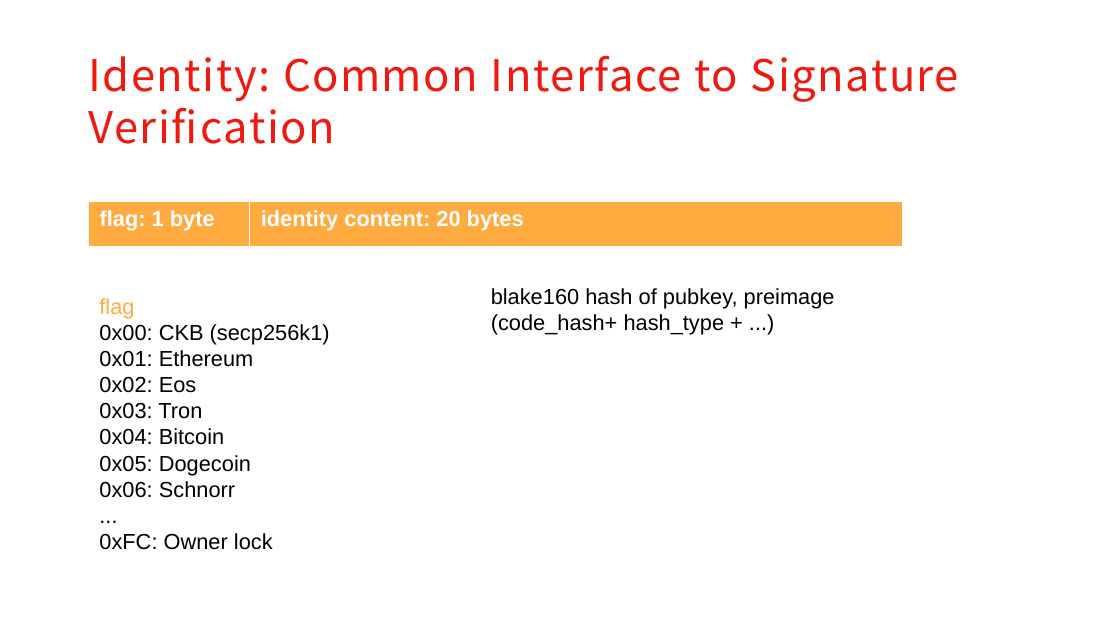
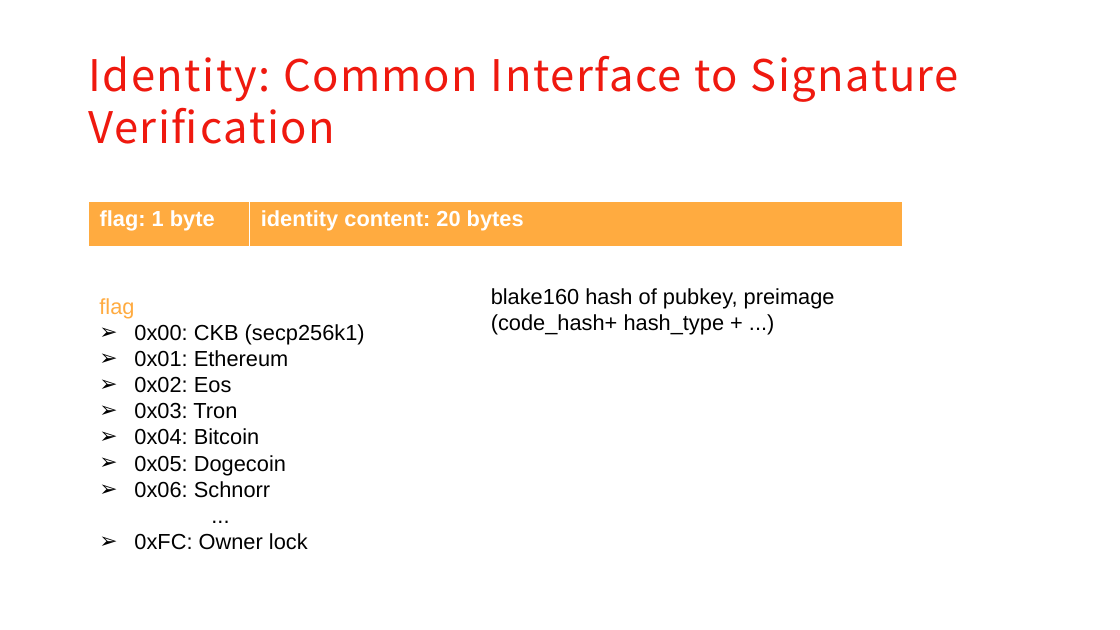
Before and after one commit to XuJiandong/docs-bank, a slide deck: slide 6 of presentation.pptx. Drawn at 1120x630 pixels with LibreOffice and Linux fonts; fonts in the diff are those of the drawing; background and template pictures are left out. Boxes give left, top, right and bottom in pixels: in the first picture for what was removed or moved away, otherwise in the second. Text is boxed around its words. In the diff, an @@ line names an element or a change of style, - is before the commit and + after.

```diff
--- a/presentation.pptx
+++ b/presentation.pptx
@@ text at (x1=134, y1=324, x2=365, y2=550): bullet none to ➢ @@
```
Also in this commit, not shown: 7 other slides changed, 5 slides added.
